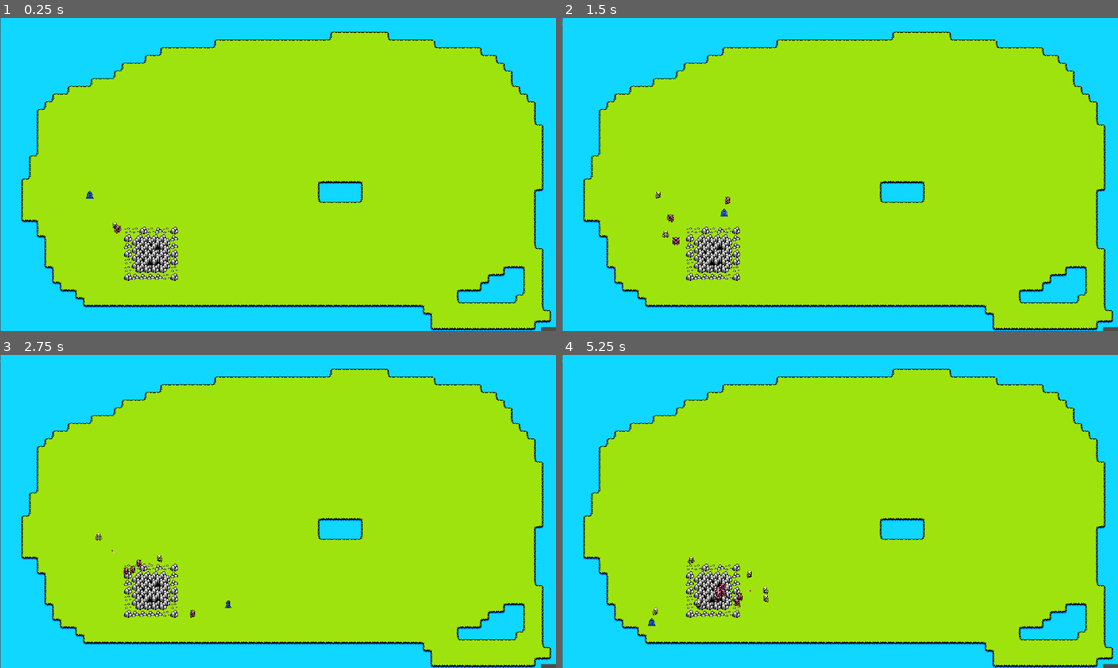
Above: before the commit, frames 1-4 (two rows, left to right).
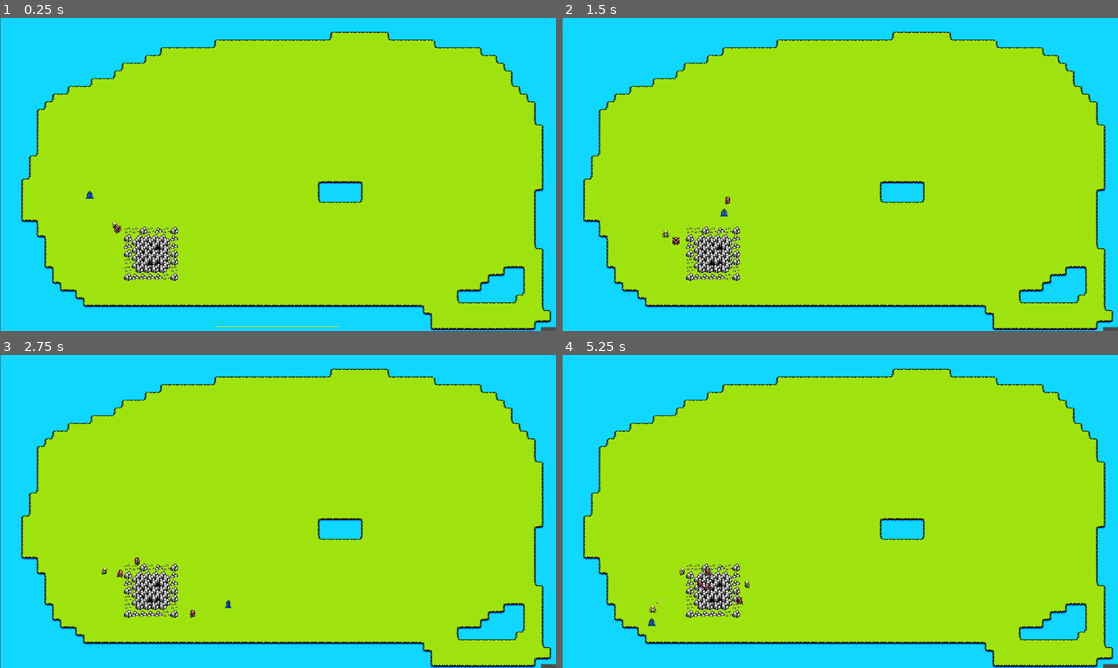
Above: after the commit, the same moments.

Repository: pablopenna/tide
Game: Godot game, scene res://scenes/iteration_1.tscn
Same seed, same stepped clock (60 frames per second), same inputs: the game is played once before the commit and once after it.
Inputs:
- Up to frame 1 (0.25 s): no input
- Up to frame 2 (1.5 s): tap Enter at 0.5 s; hold Right (ui_right) 0.53-1.28 s; tap 2 (player_troop_add_archer) at 0.6 s; tap 1 (player_troop_add_knight) at 0.8, 1.35 s; hold Down (ui_down) from 1.28 s (still down)
- Up to frame 3 (2.75 s): tap 2 (player_troop_add_archer) at 1.55 s; release Down (ui_down) at 2.03 s; hold Right (ui_right) from 2.03 s (still down); tap 9 (enemy_troop_add_archer) at 2.1 s; tap 1 (player_troop_add_knight) at 2.3 s
- Up to frame 4 (5.25 s): release Right (ui_right) at 2.78 s; hold A (player_troop_regroup) 2.78-3.53 s; tap 0 (enemy_troop_add_knight) at 2.85 s; tap 2 (player_troop_add_archer) at 3.05, 3.6, 4.55, 5.1 s; hold Left (ui_left) 3.53-5.03 s; tap 1 (player_troop_add_knight) at 3.8, 4.35 s; hold Down (ui_down) from 5.03 s (still down)

The runs differ from the first frame. In frame 1, less than 0.1% of the frame differs, in the area x 38-61%, y 98-99%; in frame 2, less than 0.1%; in frame 3, 0.2%; in frame 4, 0.4%, in the area x 15-38%, y 64-84%.

Commit message:
Implement mana for the player. Creating troops cost mana

Diff:
--- a/project.godot
+++ b/project.godot
@@ -21,6 +21,7 @@
 
 FpsCounter="*res://scenes/fps_counter/fps_counter.tscn"
 PhysicsLayersNamesUtils="*res://utils/physics_layers_names_utils.gd"
+GlobalEvents="*res://utils/global_events.gd"
 BeehaveGlobalMetrics="*res://addons/beehave/metrics/beehave_global_metrics.gd"
 BeehaveGlobalDebugger="*res://addons/beehave/debug/global_debugger.gd"
 
--- a/scenes/iteration_1.tscn
+++ b/scenes/iteration_1.tscn
@@ -1,8 +1,9 @@
-[gd_scene load_steps=8 format=3 uid="uid://47rmp8lps1ab"]
+[gd_scene load_steps=9 format=3 uid="uid://47rmp8lps1ab"]
 
 [ext_resource type="Texture2D" uid="uid://qmaag64jvvpr" path="res://sprites/samples/blowharder.png" id="1_ew4o8"]
 [ext_resource type="PackedScene" uid="uid://cmxyconummrk8" path="res://scenes/player/player.tscn" id="2_7f3yg"]
 [ext_resource type="PackedScene" uid="uid://caghr8ajmt6ea" path="res://scenes/mine/mine.tscn" id="2_dlk2k"]
+[ext_resource type="PackedScene" uid="uid://bgdfifq1katr5" path="res://scenes/ui/in_game_ui.tscn" id="4_r57kl"]
 
 [sub_resource type="NavigationPolygon" id="NavigationPolygon_r8b5r"]
 vertices = PackedVector2Array(8, 8, -8, 8, -8, -8, 8, -8)
@@ -224,3 +225,5 @@
 
 [node name="Player" parent="TileMap" instance=ExtResource("2_7f3yg")]
 position = Vector2(185, 366)
+
+[node name="InGameUi" parent="." instance=ExtResource("4_r57kl")]
--- /dev/null
+++ b/scenes/mana/mana.gd
@@ -0,0 +1,35 @@
+class_name Mana extends Node
+
+@export var initial_mana_points: int
+@export var max_mana_points: int
+@export var mana_regen_quantity: int
+@export var mana_regen_cooldown: float
+@export var mana_regen_timer: Timer
+
+var _mana_points: int:
+	set(value):
+		_mana_points = value
+		mana_changed.emit(_mana_points)
+
+signal mana_changed(amount: int)
+
+func _ready() -> void:
+	_mana_points = initial_mana_points
+	mana_regen_timer.timeout.connect(func():increase(mana_regen_quantity))
+	mana_regen_timer.start(mana_regen_cooldown)
+
+func get_mana_points() -> int:
+	return _mana_points
+
+func has_enough_mana_points_for(amount: int) -> bool:
+	return _mana_points >= amount
+
+func spend(amount: int) -> bool:
+	if not has_enough_mana_points_for(amount):
+		return false
+	_mana_points -= amount
+	return true
+
+func increase(amount: int) -> void:
+	_mana_points += amount
+	_mana_points = clampi(_mana_points, 0, max_mana_points)
--- /dev/null
+++ b/scenes/mana/mana.tscn
@@ -0,0 +1,12 @@
+[gd_scene load_steps=2 format=3 uid="uid://cayyyalepwf0i"]
+
+[ext_resource type="Script" path="res://scenes/mana/mana.gd" id="1_ctbw5"]
+
+[node name="Mana" type="Node" node_paths=PackedStringArray("mana_regen_timer")]
+script = ExtResource("1_ctbw5")
+max_mana_points = 100
+mana_regen_quantity = 1
+mana_regen_cooldown = 1.0
+mana_regen_timer = NodePath("ManaRegenCooldown")
+
+[node name="ManaRegenCooldown" type="Timer" parent="."]
--- a/scenes/player/player.gd
+++ b/scenes/player/player.gd
@@ -5,9 +5,11 @@
 @export var commander: TroopCommander
 @export var factory: TroopFactory
 @export var animation_player: AnimationPlayer
+@export var player_mana: Mana
 
 func _ready() -> void:
 	input = Vector2.ZERO
+	player_mana.mana_changed.connect(func(amount: int): GlobalEvents.player_mana_changed.emit(amount))
 
 func _process(_delta: float) -> void:
 	_process_input()
@@ -19,9 +21,11 @@
 	input = raw_input.normalized()
 
 	if Input.is_action_just_pressed("player_troop_add_knight"):
-		factory.create_knight()
+		if player_mana.spend(1):
+			factory.create_knight()
 	if Input.is_action_just_pressed("player_troop_add_archer"):
-		factory.create_archer()
+		if player_mana.spend(1):
+			factory.create_archer()
 	if Input.is_action_just_pressed("player_troop_regroup"):
 		commander.make_troops_follow_leader()
 
--- a/scenes/player/player.tscn
+++ b/scenes/player/player.tscn
@@ -12,6 +12,7 @@
 [ext_resource type="PackedScene" uid="uid://ccypnmryyq73r" path="res://scenes/troop_manager/troop_factory.tscn" id="10_h3u77"]
 [ext_resource type="PackedScene" uid="uid://cuajyfw6p8yi4" path="res://scenes/troop_manager/location_handler.tscn" id="11_4j7qf"]
 [ext_resource type="PackedScene" uid="uid://dgvl6kyt054rf" path="res://utils/faction_container/faction_container.tscn" id="12_7yrwf"]
+[ext_resource type="PackedScene" uid="uid://cayyyalepwf0i" path="res://scenes/mana/mana.tscn" id="13_bfqgg"]
 
 [sub_resource type="RectangleShape2D" id="RectangleShape2D_od5lt"]
 size = Vector2(16, 16)
@@ -94,7 +95,7 @@
 "walk_up": SubResource("Animation_gsebh")
 }
 
-[node name="Player" type="CharacterBody2D" node_paths=PackedStringArray("commander", "factory", "animation_player")]
+[node name="Player" type="CharacterBody2D" node_paths=PackedStringArray("commander", "factory", "animation_player", "player_mana")]
 collision_mask = 10
 motion_mode = 1
 wall_min_slide_angle = 0.0
@@ -102,6 +103,7 @@
 commander = NodePath("TroopCommander")
 factory = NodePath("TroopFactory")
 animation_player = NodePath("AnimationPlayer")
+player_mana = NodePath("Mana")
 
 [node name="CollisionShape2D" type="CollisionShape2D" parent="."]
 shape = SubResource("RectangleShape2D_od5lt")
@@ -148,3 +150,5 @@
 faction = NodePath("../FactionContainer")
 
 [node name="FactionContainer" parent="." instance=ExtResource("12_7yrwf")]
+
+[node name="Mana" parent="." instance=ExtResource("13_bfqgg")]
--- /dev/null
+++ b/scenes/ui/in_game_ui.tscn
@@ -0,0 +1,45 @@
+[gd_scene load_steps=5 format=3 uid="uid://bgdfifq1katr5"]
+
+[ext_resource type="Script" path="res://scenes/ui/mana_bar.gd" id="1_05hfs"]
+
+[sub_resource type="Curve" id="Curve_kr371"]
+_data = [Vector2(1, 5), 0.0, 0.0, 0, 0]
+point_count = 1
+
+[sub_resource type="Curve" id="Curve_e46he"]
+_data = [Vector2(0.609375, 0.868132), 0.0, 0.0, 0, 0]
+point_count = 1
+
+[sub_resource type="CurveXYZTexture" id="CurveXYZTexture_g582x"]
+width = 255
+curve_x = SubResource("Curve_kr371")
+curve_y = SubResource("Curve_e46he")
+
+[node name="InGameUi" type="CanvasLayer"]
+
+[node name="Control" type="Control" parent="."]
+layout_mode = 3
+anchors_preset = 15
+anchor_right = 1.0
+anchor_bottom = 1.0
+grow_horizontal = 2
+grow_vertical = 2
+
+[node name="ManaBar" type="TextureProgressBar" parent="Control"]
+layout_mode = 1
+anchors_preset = 7
+anchor_left = 0.5
+anchor_top = 1.0
+anchor_right = 0.5
+anchor_bottom = 1.0
+offset_left = -128.0
+offset_top = -10.0
+offset_right = 128.0
+grow_horizontal = 2
+grow_vertical = 0
+value = 100.0
+texture_progress = SubResource("CurveXYZTexture_g582x")
+tint_under = Color(0.331932, 1, 0.877962, 1)
+tint_over = Color(1, 0, 1, 1)
+tint_progress = Color(1, 1, 0, 1)
+script = ExtResource("1_05hfs")
--- /dev/null
+++ b/scenes/ui/mana_bar.gd
@@ -0,0 +1,7 @@
+extends TextureProgressBar
+
+func _ready() -> void:
+	GlobalEvents.player_mana_changed.connect(_set_mana_bar)
+
+func _set_mana_bar(value: int) -> void:
+	self.value = value
--- /dev/null
+++ b/utils/global_events.gd
@@ -0,0 +1,3 @@
+extends Node # no class_name as it will be autoloaded
+
+signal player_mana_changed(amount: int)
Not shown: 1 places in scenes/player/player.tscn that only renumber resources
